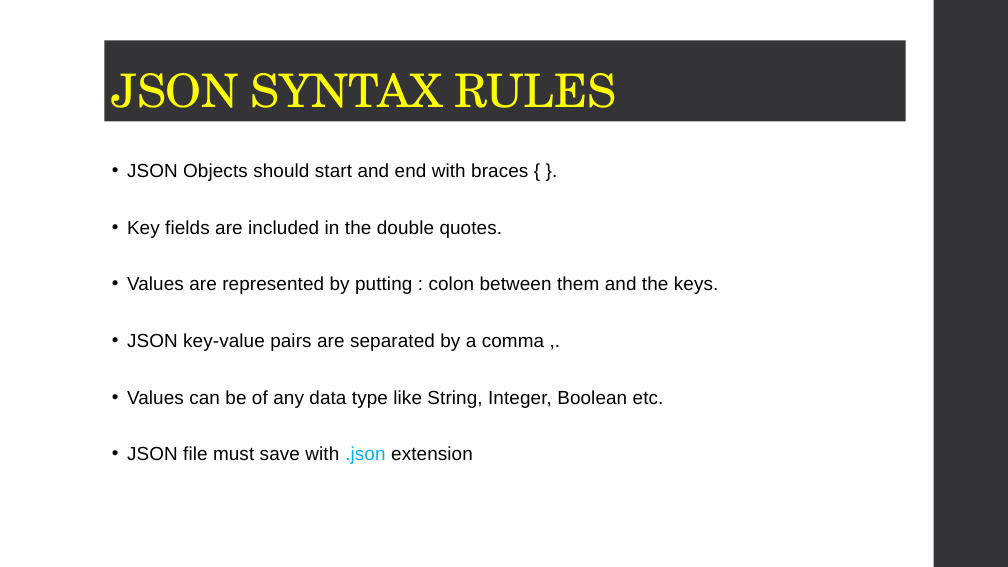
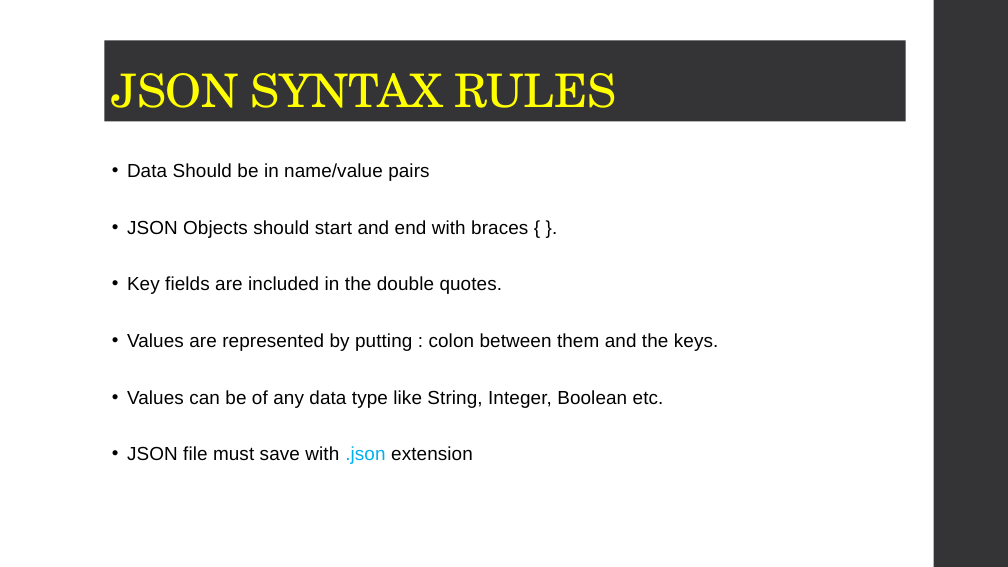
Before and after one commit to tubahoorain/notes, a slide deck: slide 9 of JSON.pptx (slide 7 before the commit). Drawn at 1008x567 pixels with LibreOffice and Linux fonts; fonts in the diff are those of the drawing. Boxes give left, top, right and bottom in pixels: in the first picture for what was removed or moved away, otherwise in the second. Text is boxed around its words. In the diff, an @@ line names an element or a change of style, - is before the commit and + after.

```diff
--- a/JSON.pptx
+++ b/JSON.pptx
@@ text at [127,163,429,181]: paragraph added @@
+• Data Should be in name/value pairs
@@ text at [127,333,544,351]: paragraph removed @@
-• JSON key-value pairs are separated by a comma ,.
```
Also in this commit, not shown: 7 slides added.
